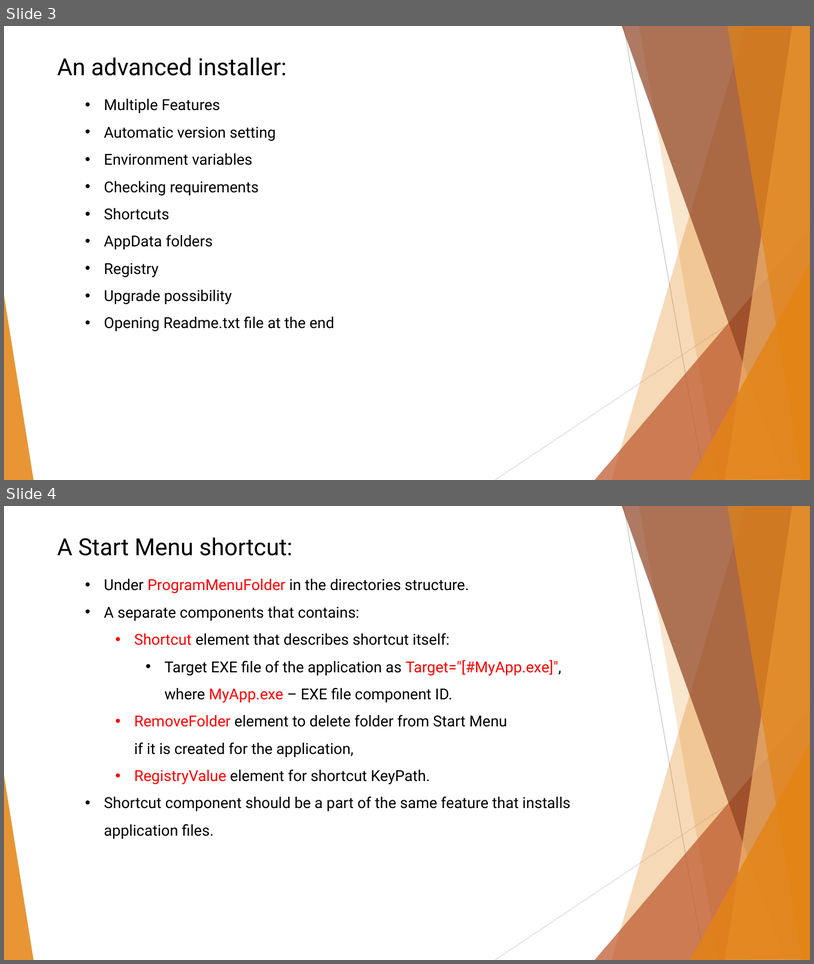
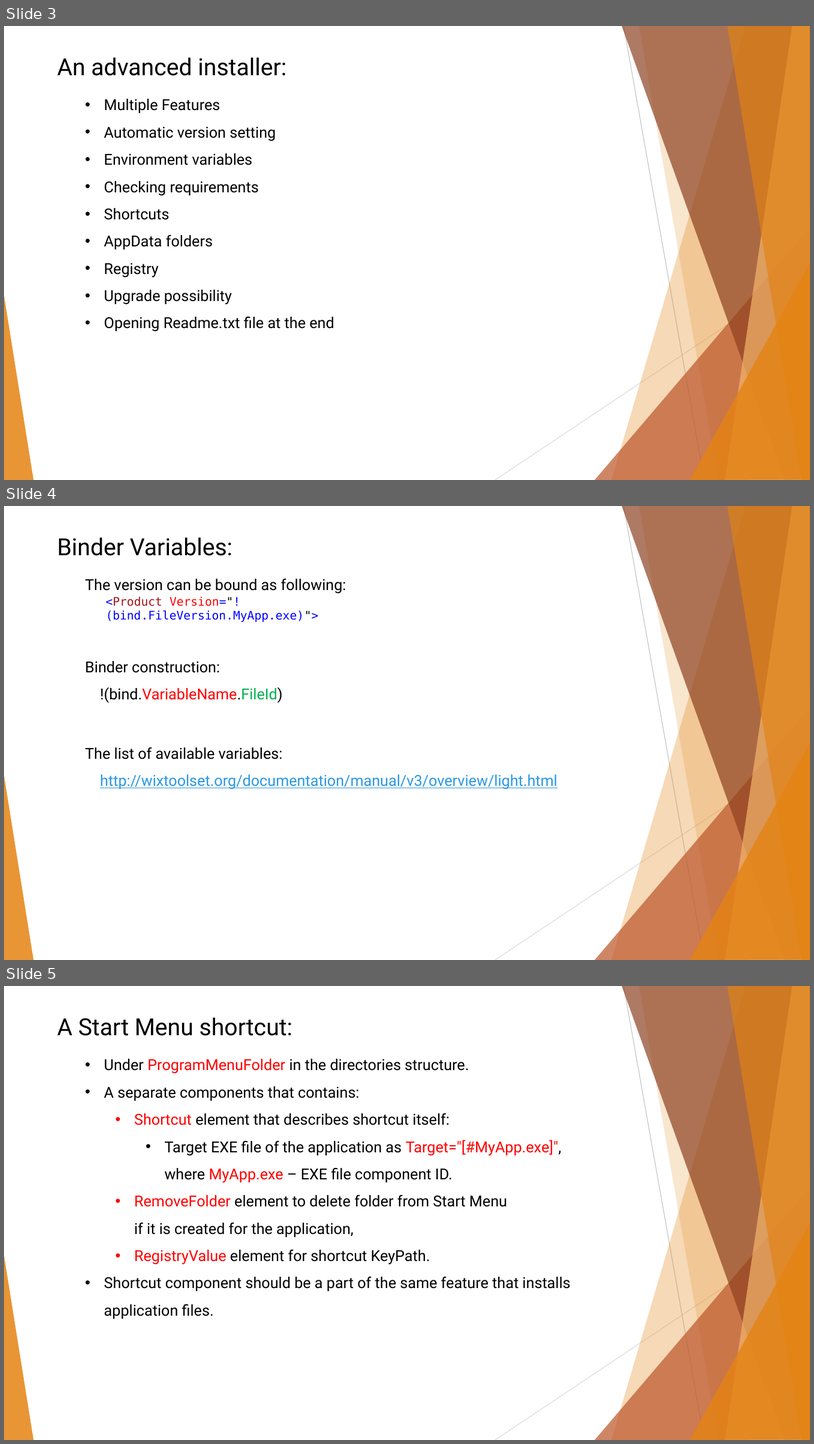
Before and after one commit to BinaryStudioAcademy/WixGettingStartedCourse, a slide deck: Part 2/WiX Part 2.pptx. Shown one above the other, each under a label of ours: slides 3 and 4 before the commit, slides 3, 4 and 5 after it. The pictures are 814x964 and 814x1444 pixels, drawn with LibreOffice and Linux fonts; fonts in the diff are those of the drawing. Boxes give left, top, right and bottom in pixels: in the first picture for what was removed or moved away, otherwise in the second. Text is boxed around its words. In the diff, an @@ line names an element or a change of style, - is before the commit and + after.

Commit message:
Added binder slide.

```diff
--- a/Part 2/WiX Part 2.pptx
+++ b/Part 2/WiX Part 2.pptx
@@ slide 4 added at (4, 506, 810, 960), background #FFFFFF; not listed: 10 template elements that a slide beside it also shows @@
@@ text added at (57, 537, 233, 556), 28 pt, text #000000 @@
+Binder Variables:
@@ text added at (85, 579, 347, 703), 18 pt, text #000000 @@
+The version can be bound as following:
+Binder construction:
+!(bind.VariableName.FileId)
@@ text added at (106, 597, 319, 622), 14 pt, text #0000FF @@
+<Product Version="!(bind.FileVersion.MyApp.exe)">
@@ text added at (85, 747, 558, 789), 18 pt, text #2998E3, underline @@
+The list of available variables:
+http://wixtoolset.org/documentation/manual/v3/overview/light.html
@@ what was slide 4 is now slide 5 @@
```
Also in this commit, not shown: 1 other file.
